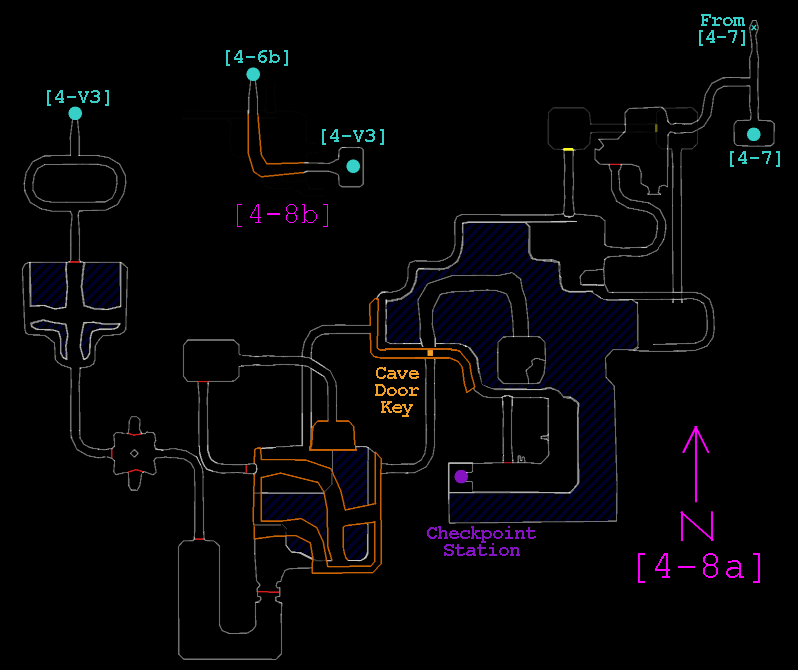
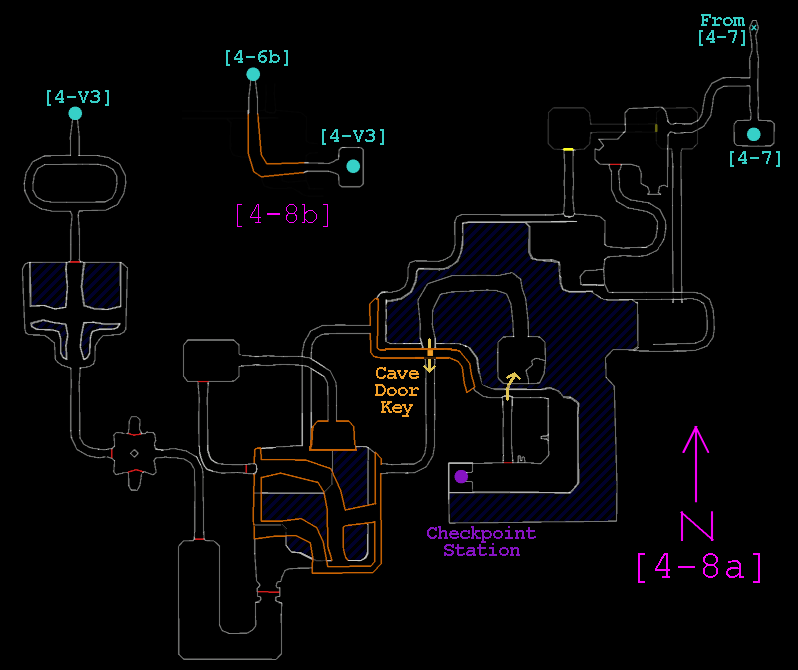
Before/after of a 798 × 670 layered artwork. What changed in the layer stack:
painted on "4-8a" over bbox(379, 335, 528, 473)
